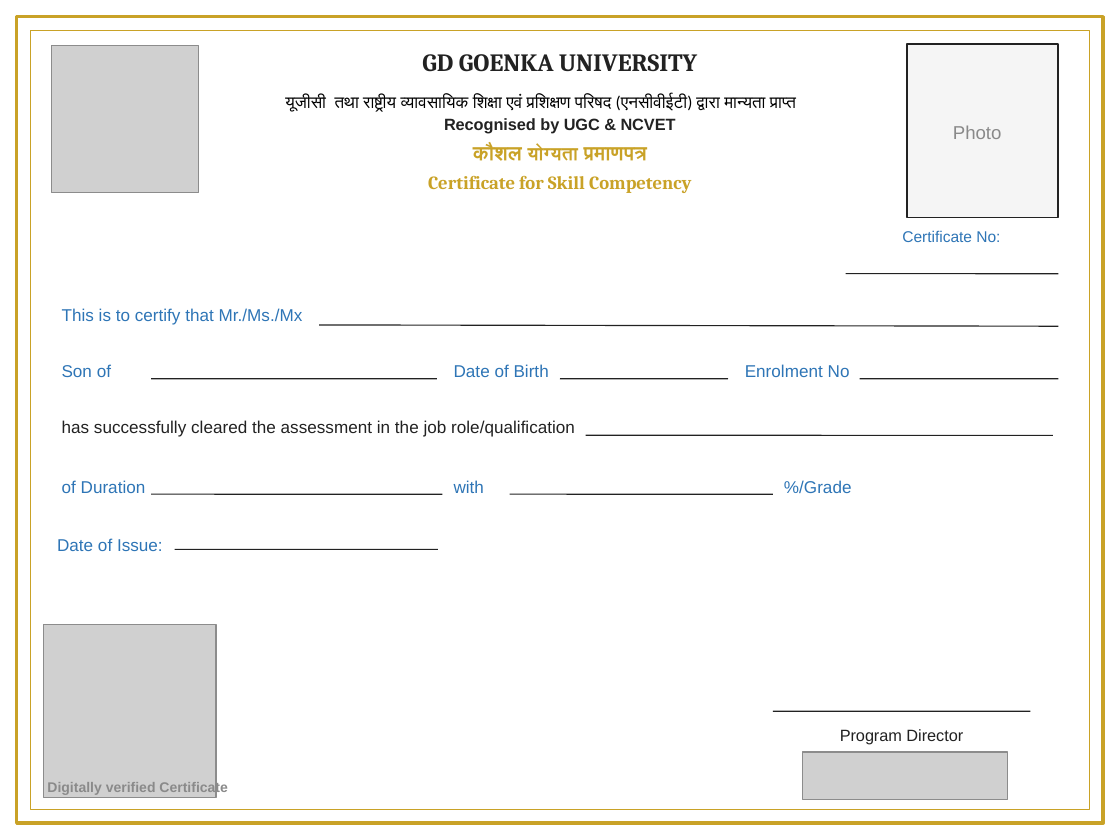
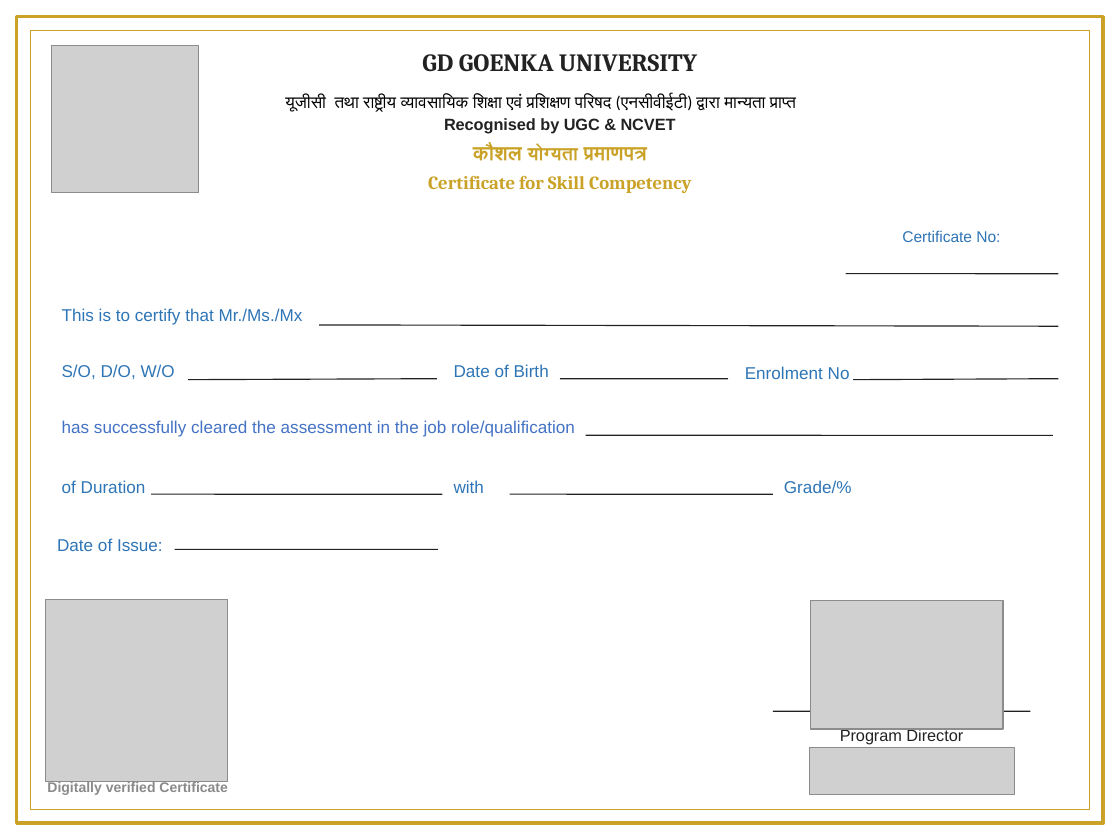
Before and after one commit to codexvirat/certificate_generator_ncvet, a slide deck: slide 1 of templates/samples/GD_Goenka_Certificate_Editable.pptx. Drawn at 1120x840 pixels with LibreOffice and Linux fonts; fonts in the diff are those of the drawing; grey boxes stand for pictures. Boxes give left, top, right and bottom in pixels: in the first picture for what was removed or moved away, otherwise in the second. Text is boxed around its words. In the diff, an @@ line names an element or a change of style, - is before the commit and + after.

```diff
--- a/templates/samples/GD_Goenka_Certificate_Editable.pptx
+++ b/templates/samples/GD_Goenka_Certificate_Editable.pptx
@@ rectangle removed at box(907, 44, 1058, 217) @@
@@ text removed at box(953, 125, 1002, 139) @@
-Photo
@@ text at box(62, 364, 175, 379): text changed @@
-Son of
+S/O, D/O, W/O
@@ line moved from (151, 379) - (437, 379) to (188, 380) - (437, 379) @@
@@ line moved from (860, 379) - (1058, 379) to (853, 380) - (1058, 379) @@
@@ text "has successfully cleared the assessment ..." at box(62, 420, 575, 437): text colour #222222 to #4472C4 @@
@@ text at box(784, 480, 852, 493): text changed @@
-%/Grade
+Grade/%
@@ picture: place and size @@
-picture at box(44, 625, 216, 797)
+picture at box(46, 599, 228, 782)
@@ picture added at box(810, 601, 1003, 730) @@
@@ picture: place and size @@
-picture at box(803, 752, 1008, 799)
+picture at box(810, 747, 1015, 794)
```
Also in this commit, not shown: 7 other files.
